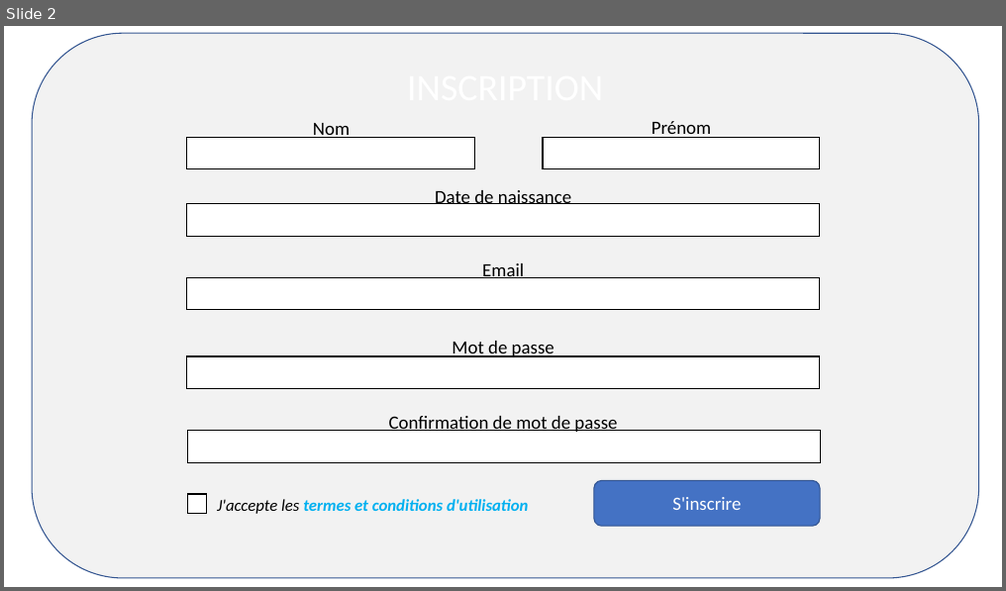
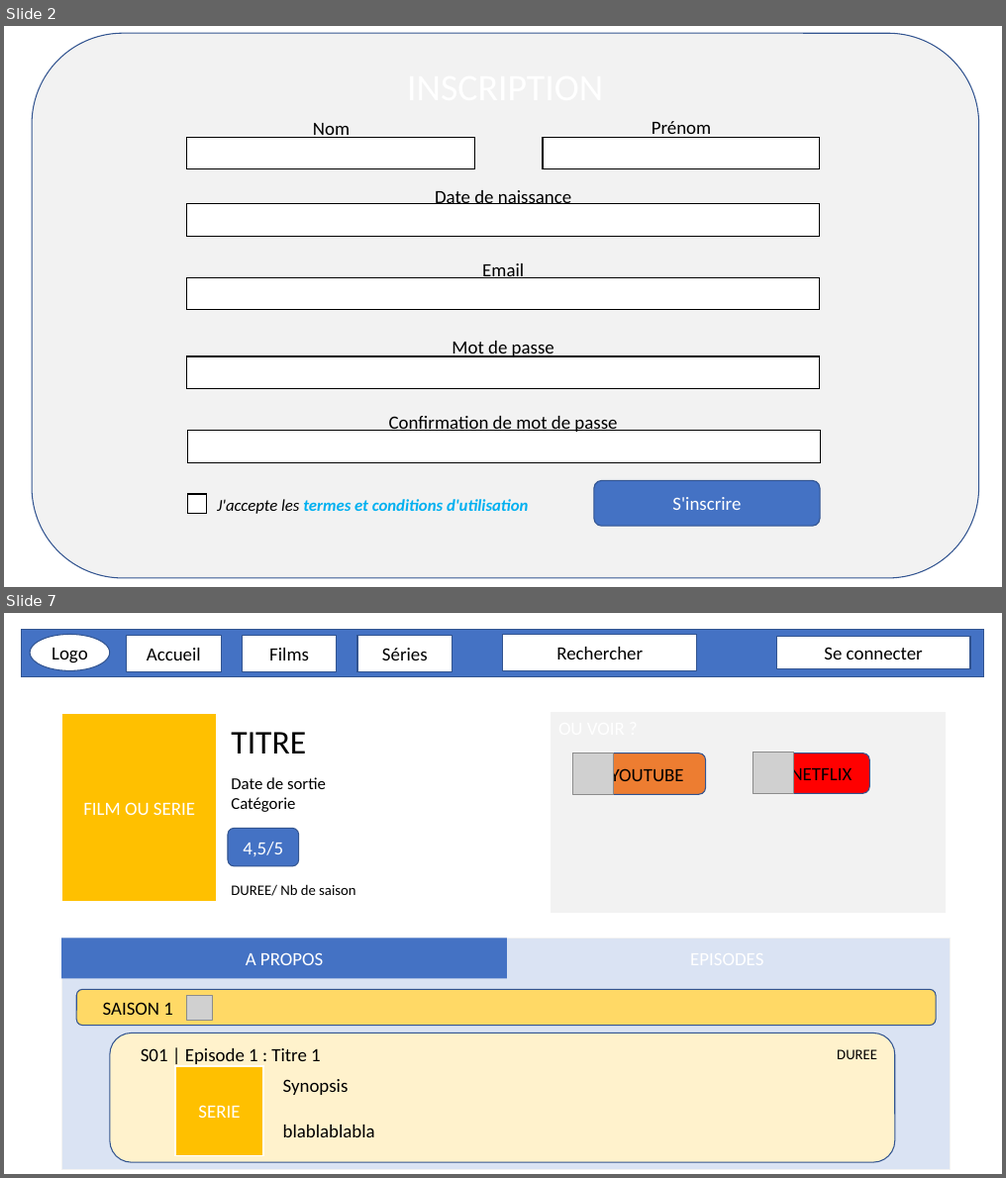
Before and after one commit to MartinBriday/PFF_WatchNow, a slide deck: docs/Projet_Preview.pptx. Shown one above the other, each under a label of ours: slide 2 before the commit, slides 2 and 7 after it; the slides between them are not shown. The pictures are 1006x591 and 1006x1178 pixels, drawn with LibreOffice and Linux fonts; fonts in the diff are those of the drawing; grey boxes stand for pictures. Boxes give left, top, right and bottom in pixels: in the first picture for what was removed or moved away, otherwise in the second. Text is boxed around its words. In the diff, an @@ line names an element or a change of style, - is before the commit and + after.

```diff
--- a/docs/Projet_Preview.pptx
+++ b/docs/Projet_Preview.pptx
@@ slide 7 added at (4,613,1002,1174), background #FFFFFF @@
@@ group added at (21,630,984,676): 6 rectangles, 1 ellipse @@
+Rechercher
+Accueil
+Films
+Séries
+Se connecter
+Logo
@@ rectangle added at (62,713,218,903), fill #FFC000, outline #FFFFFF 1.5 pt, 18 pt, text #FFFFFF @@
+FILM OU SERIE
@@ rectangle added at (551,713,945,912), fill #F2F2F2, outline #F2F2F2 1.5 pt @@
@@ text added at (231,732,306,754), 32 pt, text #000000 @@
+TITRE
@@ picture added at (573,753,614,795) @@
@@ rounded rectangle added at (576,753,706,794), fill #ED7D31, outline #325491 1 pt, 18 pt, text #000000 @@
+YOUTUBE
@@ picture added at (752,753,794,794) @@
@@ rounded rectangle added at (756,753,870,793), fill #FF0000, outline #325491 1 pt, 18 pt, text #000000 @@
+NETFLIX
@@ text added at (231,777,326,812), 16 pt, text #000000 @@
+Date de sortie
+Catégorie
@@ rounded rectangle added at (228,829,299,866), fill #4472C4, outline #325491 1 pt, 18 pt, text #FFFFFF @@
+4,5/5
@@ text added at (231,884,355,896), 14 pt, text #000000 @@
+DUREE/ Nb de saison
@@ rectangle added at (61,938,949,1169), fill #DAE3F3, outline #F2F2F2 1 pt @@
@@ rectangle added at (61,938,507,978), fill #4472C4, 18 pt, text #FFFFFF @@
+A PROPOS
@@ rounded rectangle added at (76,989,936,1026), fill #FFD966, outline #325491 1 pt, 18 pt, text #000000 @@
+SAISON 1
@@ picture added at (186,995,211,1020) @@
@@ rounded rectangle added at (110,1033,895,1162), fill #FFF2CC, outline #325491 1 pt, 18 pt, text #000000 @@
+S01 | Episode 1 : Titre 1
@@ text added at (837,1050,877,1059), 14 pt, text #000000 @@
+DUREE
@@ rectangle added at (175,1066,263,1156), fill #FFC000, outline #FFFFFF 1.5 pt, 18 pt, text #FFFFFF @@
+SERIE
@@ text added at (283,1079,375,1138), 18 pt, text #000000 @@
+Synopsis
+blablablabla
```
Also in this commit, not shown: 1 slide changed, 5 other slides added, 3 slides removed, 4 other files.
